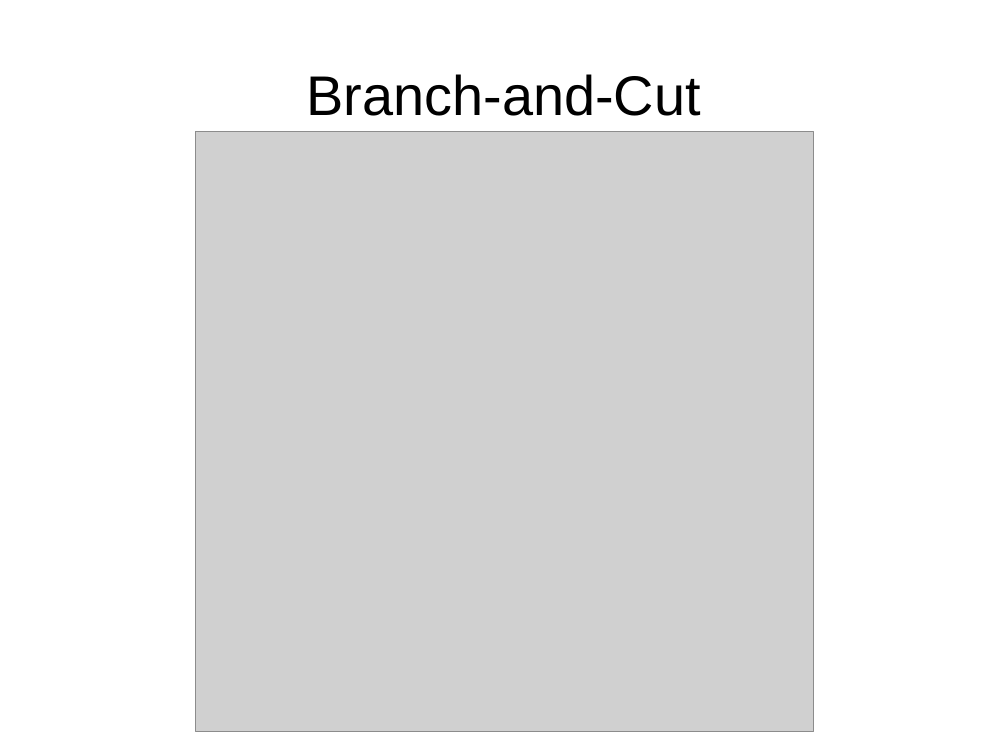
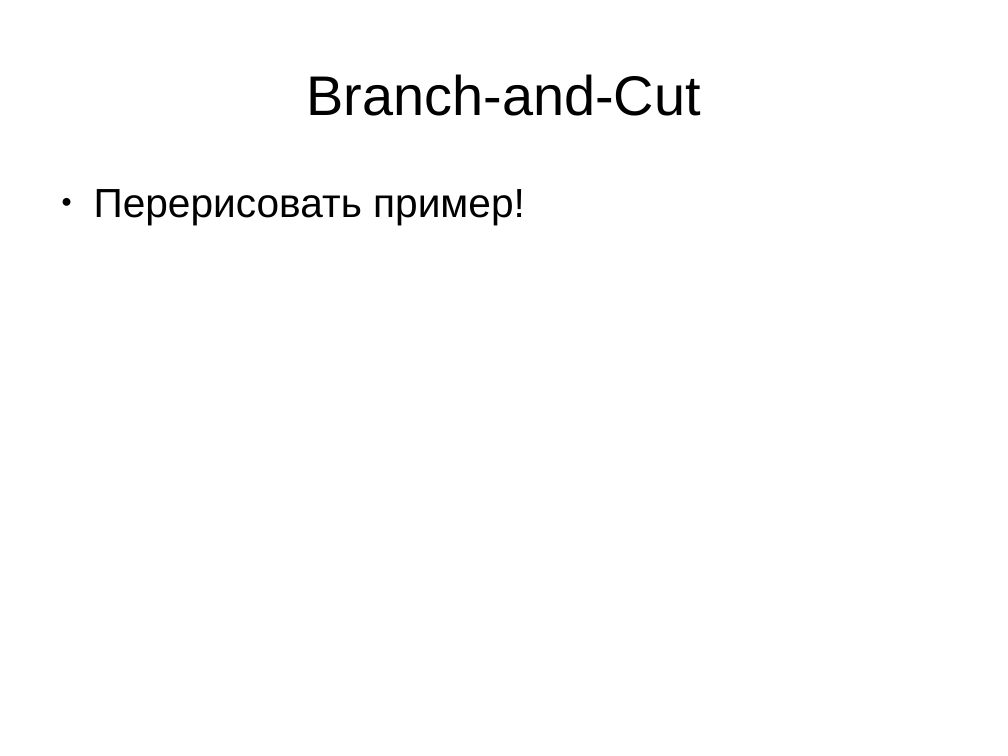
Before and after one commit to bura2017/thesis, a slide deck: slide 5 of presentation.odp. Drawn at 1008x756 pixels with LibreOffice and Linux fonts; fonts in the diff are those of the drawing; grey boxes stand for pictures. Boxes give left, top, right and bottom in pixels: in the first picture for what was removed or moved away, otherwise in the second. Text is boxed around its words. In the diff, an @@ line names an element or a change of style, - is before the commit and + after.

```diff
--- a/presentation.odp
+++ b/presentation.odp
@@ picture removed at [196,132,814,732] @@
@@ text added at [94,189,525,225], 32 pt, text #000000 @@
+● Перерисовать пример!
```
Also in this commit, not shown: 3 other slides changed, 1 slide added, 1 slide removed, 5 other files.
